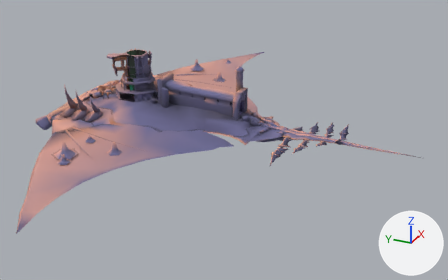
The glTF model Project/area/4 levitated ruin/act 1/environment/model/Rukh3.gltf: old version first, new version second.
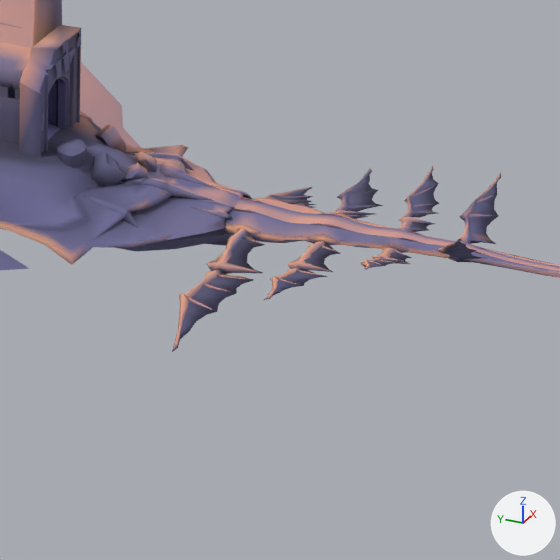
The first picture shows the older version from a 50 mm lens placed at (-528.0, 614.0, 126.0), pointed at (-48.0, 830.0, -114.0). The close-ups show both versions on the part from 51% to 81% of the width and 29% to 77% of the height of that picture; other places that the commit changed are outside them. The axes (+X, +Y, +Z) are drawn at lower right. The lights are the same throughout. Vertices at the same position are counted once.

In view in the first close-up: 'Wing03Mesh', 'stg060_a07_Mesh_0003', 'stg060_a07_Mesh_0005', 'stg060_a07_Mesh_0007', 'stg060_a21_Mesh_0003.001', 'stg060_o21_Mesh_0001', 'stg060_o21_Mesh_0008', 'stg060_o21_Mesh_0009', 'stg060_o21_Mesh_0017', 'stg060_o21_Mesh_0031', 'stg060_o21_Mesh_0037', 'stg060_o21_Mesh_0049'.
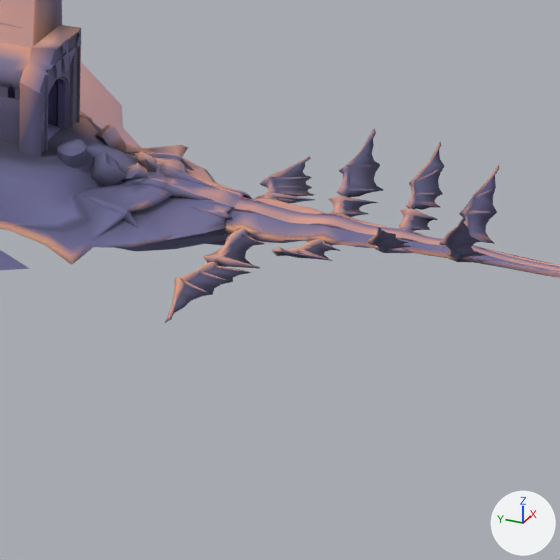
Boxes (x1, y1, x2, y2) around the edits, measured in the close-ups (560 x 560 px; the box of a moved part takes in the faces that stretch with it):
'Wing03Mesh', reshaped
    before: (172, 166, 501, 352)
    after: (165, 129, 499, 323)
part 1 of me_wing03mesh, moved or reshaped
    before: (172, 269, 224, 352)
    after: (165, 262, 221, 323)
part 2 of me_wing03mesh, moved or reshaped
    before: (180, 273, 253, 339)
    after: (173, 266, 251, 314)
part 3 of me_wing03mesh, moved or reshaped
    before: (185, 295, 215, 311)
    after: (180, 278, 208, 293)
part 4 of me_wing03mesh, moved or reshaped
    before: (203, 283, 230, 292)
    after: (199, 271, 229, 281)
part 5 of me_wing03mesh, moved or reshaped
    before: (216, 274, 244, 279)
    after: (213, 265, 245, 272)
part 6 of me_wing03mesh, moved or reshaped
    before: (287, 241, 333, 272)
    after: (287, 239, 333, 261)
part 7 of me_wing03mesh, moved or reshaped
    before: (304, 244, 341, 270)
    after: (305, 242, 341, 259)
part 8 of me_wing03mesh, moved or reshaped
    before: (321, 245, 339, 253)
    after: (321, 242, 339, 250)
part 9 of me_wing03mesh, moved or reshaped
    before: (264, 267, 302, 300)
    after: (272, 247, 297, 258)
part 10 of me_wing03mesh, moved or reshaped
    before: (273, 270, 328, 295)
    after: (281, 250, 328, 260)
part 11 of me_wing03mesh, moved or reshaped
    before: (276, 277, 299, 285)
    after: (279, 247, 301, 255)
part 12 of me_wing03mesh, moved or reshaped
    before: (296, 270, 323, 276)
    after: (297, 251, 324, 259)
part 13 of me_wing03mesh, moved or reshaped
    before: (398, 217, 435, 231)
    after: (399, 208, 438, 231)
part 14 of me_wing03mesh, moved or reshaped
    before: (410, 222, 432, 231)
    after: (411, 216, 435, 231)
part 15 of me_wing03mesh, moved or reshaped
    before: (404, 166, 434, 218)
    after: (406, 141, 441, 210)
part 16 of me_wing03mesh, moved or reshaped
    before: (411, 173, 439, 218)
    after: (415, 151, 444, 210)
part 17 of me_wing03mesh, moved or reshaped
    before: (265, 169, 501, 270)
    after: (255, 129, 499, 260)
part 18 of me_wing03mesh, moved or reshaped
    before: (206, 228, 265, 274)
    after: (203, 228, 264, 268)

Edits to the bpy script that builds the scene:
```text
Change me_wing03mesh:
    remove me_wing03mesh.from_pydata(...)  # 1628 vertices, 2348 faces; spans x -86.8..6.8, y 717.2..776.5, z -111.8..-88.4
    add me_wing03mesh.from_pydata(...)  # 1628 vertices, 2348 faces; spans x -88.2..8.2, y 717.3..777.3, z -106.1..-85.0
    me_wing03mesh part 1: the loose piece of 47 vertices spanning x -86.8..-57.8, y 769.3..776.5, z -111.8..-105.1 is multiplied about its middle by the matrix ((0.984, 0.023, 0.175), (-0.01, 0.997, -0.075), (-0.176, 0.072, 0.982)), then moved by (-1.0, 0.8, 4.7)
    me_wing03mesh part 2: the loose piece of 28 vertices spanning x -83.4..-58.7, y 761.7..774.9, z -111.1..-104.6 is multiplied about its middle by the matrix ((0.984, 0.023, 0.175), (-0.01, 0.997, -0.075), (-0.176, 0.072, 0.982)), then moved by (-1.0, 0.8, 4.1)
    me_wing03mesh part 3: the loose piece of 13 vertices spanning x -72.6..-67.7, y 766.3..775.1, z -108.4..-107.4 is multiplied about its middle by the matrix ((0.984, 0.023, 0.175), (-0.01, 0.997, -0.075), (-0.176, 0.072, 0.982)), then moved by (-1.0, 0.8, 4.1)
    me_wing03mesh part 4: the loose piece of 13 vertices spanning x -66.2..-63.1, y 764.4..772.9, z -107.1..-106.1 is multiplied about its middle by the matrix ((0.984, 0.023, 0.175), (-0.01, 0.997, -0.075), (-0.176, 0.072, 0.982)), then moved by (-0.9, 0.6, 3.0)
    me_wing03mesh part 5: the loose piece of 13 vertices spanning x -61.5..-59.8, y 762.6..770.9, z -106.0..-104.7 is multiplied about its middle by the matrix ((0.984, 0.023, 0.175), (-0.01, 0.997, -0.075), (-0.176, 0.072, 0.982)), then moved by (-0.8, 0.5, 2.1)
    me_wing03mesh part 6: the loose piece of 45 vertices spanning x -56.5..-46.2, y 746.4..757.1, z -103.8..-99.8 is multiplied about its middle by the matrix ((0.947, 0.022, 0.32), (0.025, 0.989, -0.143), (-0.32, 0.143, 0.936)), then moved by (-0.3, 0.1, 1.7)
    me_wing03mesh part 7: the loose piece of 14 vertices spanning x -55.9..-47.0, y 746.6..754.4, z -103.4..-100.1 is multiplied about its middle by the matrix ((0.947, 0.022, 0.32), (0.025, 0.989, -0.143), (-0.32, 0.143, 0.936)), then moved by (-0.3, 0.1, 1.6)
    me_wing03mesh part 8: the loose piece of 13 vertices spanning x -50.4..-48.0, y 746.8..751.9, z -100.6..-99.9 is multiplied about its middle by the matrix ((0.947, 0.022, 0.32), (0.025, 0.989, -0.143), (-0.32, 0.143, 0.936)), then moved by (0.0, 0.0, 0.6)
    me_wing03mesh part 9: the loose piece of 43 vertices spanning x -77.8..-55.4, y 752.7..757.8, z -103.6..-100.7 is multiplied about its middle by the matrix ((0.947, 0.022, 0.32), (0.025, 0.989, -0.143), (-0.32, 0.143, 0.936)), then moved by (0.5, -0.2, 7.1)
    me_wing03mesh part 10: the loose piece of 22 vertices spanning x -75.5..-56.0, y 746.2..756.5, z -103.2..-100.9 is multiplied about its middle by the matrix ((0.947, 0.022, 0.32), (0.025, 0.989, -0.143), (-0.32, 0.143, 0.936)), then moved by (0.4, -0.2, 6.3)
    me_wing03mesh part 11: the loose piece of 13 vertices spanning x -67.0..-63.9, y 749.7..756.5, z -102.1..-101.2 is multiplied about its middle by the matrix ((0.947, 0.022, 0.32), (0.025, 0.989, -0.143), (-0.32, 0.143, 0.936)), then moved by (0.5, -0.3, 6.4)
    me_wing03mesh part 12: the loose piece of 13 vertices spanning x -59.9..-57.3, y 747.2..754.0, z -102.8..-101.6 is multiplied about its middle by the matrix ((0.947, 0.022, 0.32), (0.025, 0.989, -0.143), (-0.32, 0.143, 0.936)), then moved by (-0.1, 0.0, 3.9)
    me_wing03mesh part 13: the loose piece of 45 vertices spanning x -35.6..-28.4, y 731.9..740.3, z -100.7..-98.8 is multiplied about its middle by the matrix ((0.942, 0.023, -0.336), (-0.063, 0.992, -0.107), (0.331, 0.122, 0.936)), then moved by (-0.3, -0.2, 1.1)
    me_wing03mesh part 14: the loose piece of 13 vertices spanning x -34.8..-29.3, y 732.3..738.2, z -100.2..-99.2 is multiplied about its middle by the matrix ((0.942, 0.023, -0.336), (-0.063, 0.992, -0.107), (0.331, 0.122, 0.936)), then moved by (-0.3, -0.2, 0.9)
    me_wing03mesh part 15: the loose piece of 43 vertices spanning x -28.9..-11.3, y 737.0..741.1, z -100.0..-93.8 is multiplied about its middle by the matrix ((0.942, 0.023, -0.336), (-0.063, 0.992, -0.107), (0.331, 0.122, 0.936)), then moved by (-1.9, -1.3, 5.2)
    me_wing03mesh part 16: the loose piece of 24 vertices spanning x -28.3..-12.8, y 732.0..740.0, z -99.5..-94.3 is multiplied about its middle by the matrix ((0.942, 0.023, -0.336), (-0.063, 0.992, -0.107), (0.331, 0.122, 0.936)), then moved by (-1.9, -1.3, 4.7)
    me_wing03mesh part 17: 1029 of 1628 vertices moved; they spanned x -68.8..6.8, y 717.2..776.5, z -111.8..-88.4 and now span x -65.2..8.2, y 717.3..777.3, z -106.0..-85.0; mean shift (0.3, -0.1, 2.6); largest move (-2.2, 754.5, -100.8) -> (-3.7, 753.8, -90.2)
    me_wing03mesh part 18: 83 of the vertices in x -59.0..-47.8, y 760.9..774.4, z -106.5..-99.3 are multiplied about their middle by the matrix ((0.984, 0.023, 0.175), (-0.01, 0.997, -0.075), (-0.176, 0.072, 0.982)), then moved by (-0.4, 0.3, 0.9)
```
